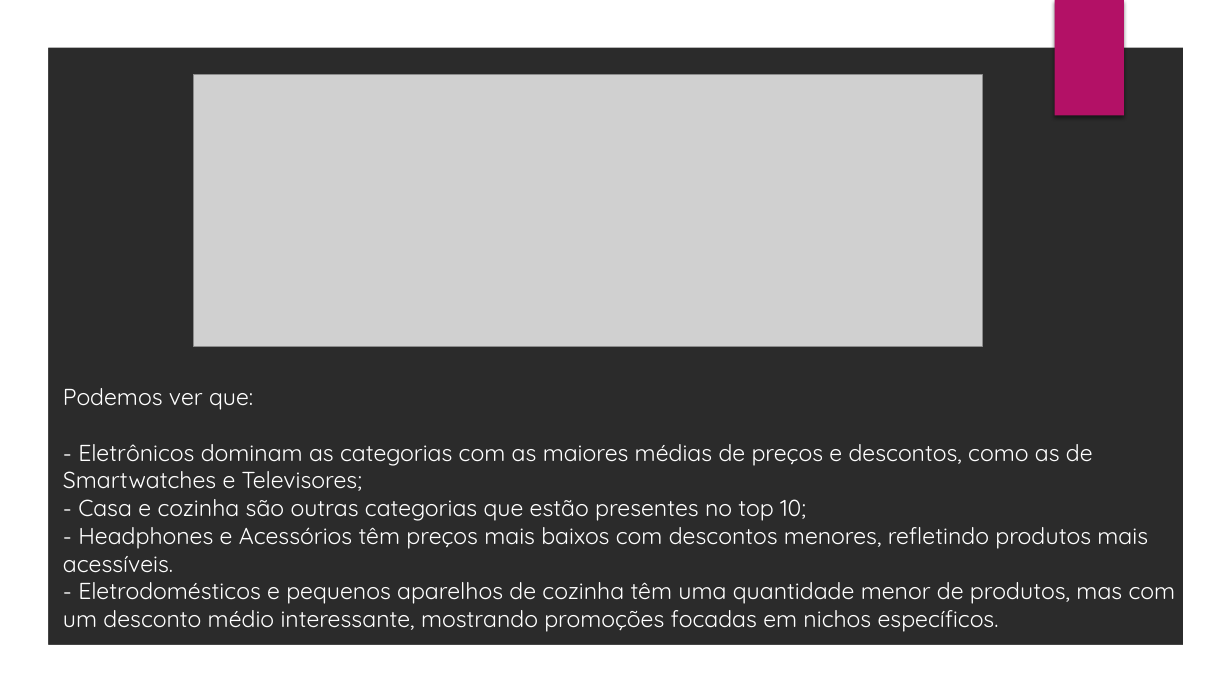
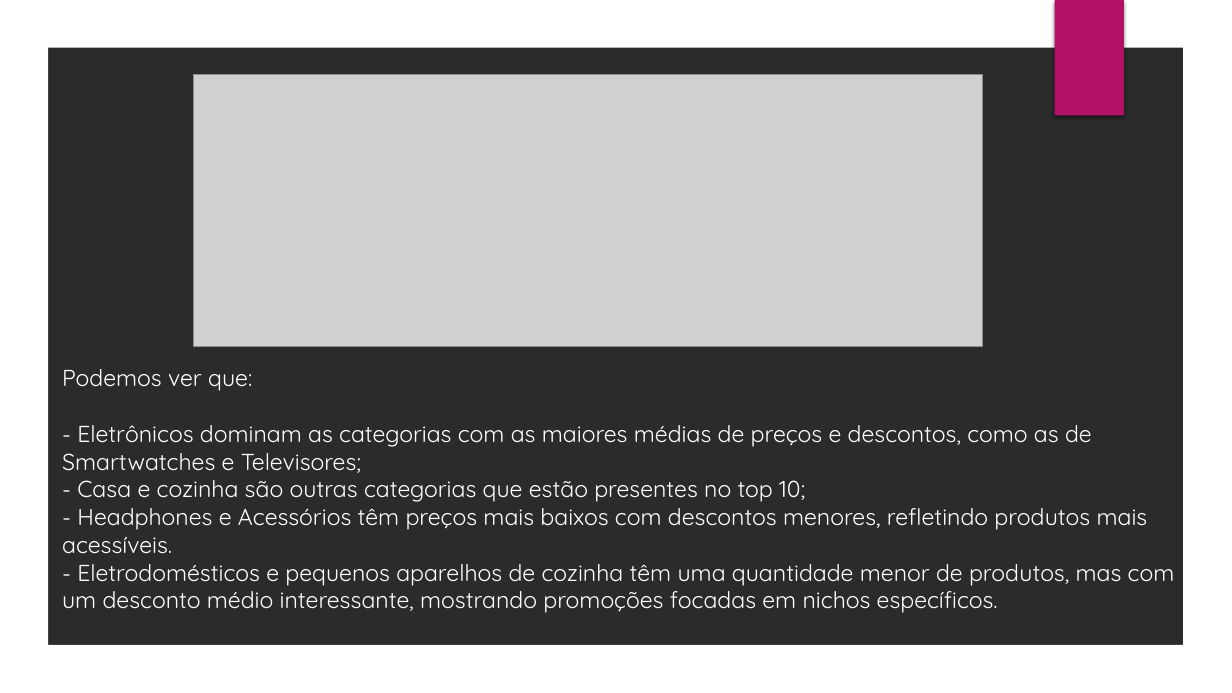
Before and after one commit to iagooteles/projeto_final_infinity, a slide deck: slide 6 of apresentacao_ds_infinity.pptx. Drawn at 1232x693 pixels with LibreOffice and Linux fonts; fonts in the diff are those of the drawing; grey boxes stand for pictures; background and template pictures are left out; a plain dark background stands for a picture behind light text. Boxes give left, top, right and bottom in pixels: in the first picture for what was removed or moved away, otherwise in the second. Text is boxed around its words. In the diff, an @@ line names an element or a change of style, - is before the commit and + after.

```diff
--- a/apresentacao_ds_infinity.pptx
+++ b/apresentacao_ds_infinity.pptx
@@ text "Podemos ver que:" moved from (x1=63, y1=388, x2=1176, y2=632) to (x1=62, y1=369, x2=1175, y2=613) @@
```
Also in this commit, not shown: 4 slides added.
